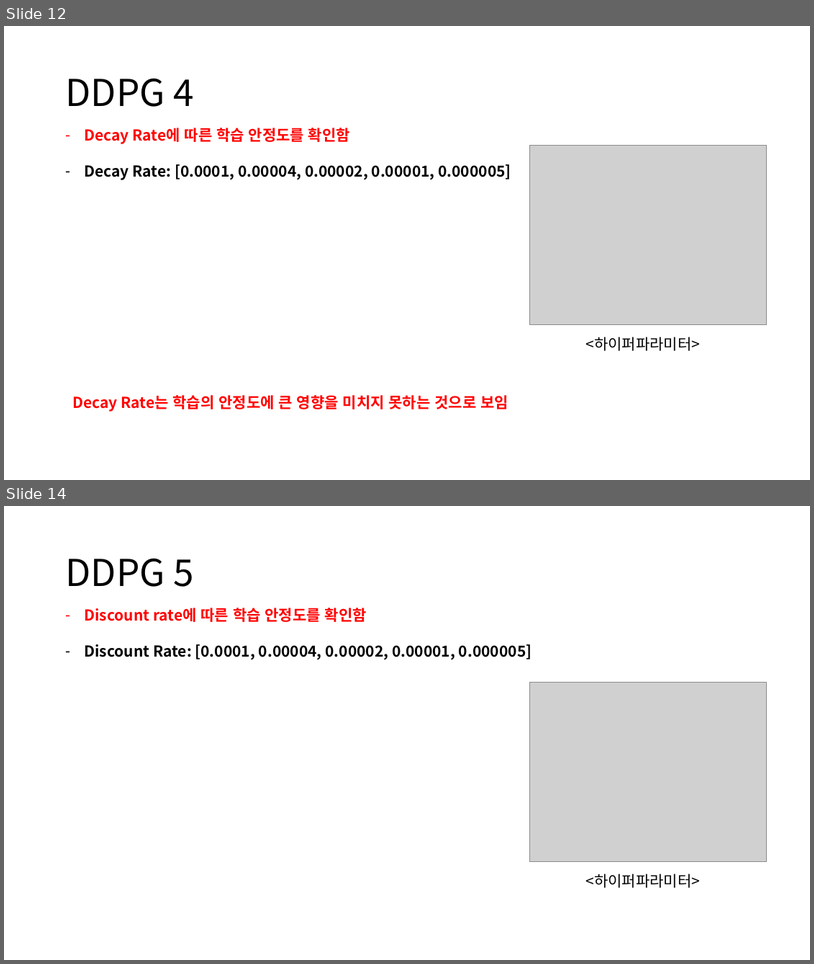
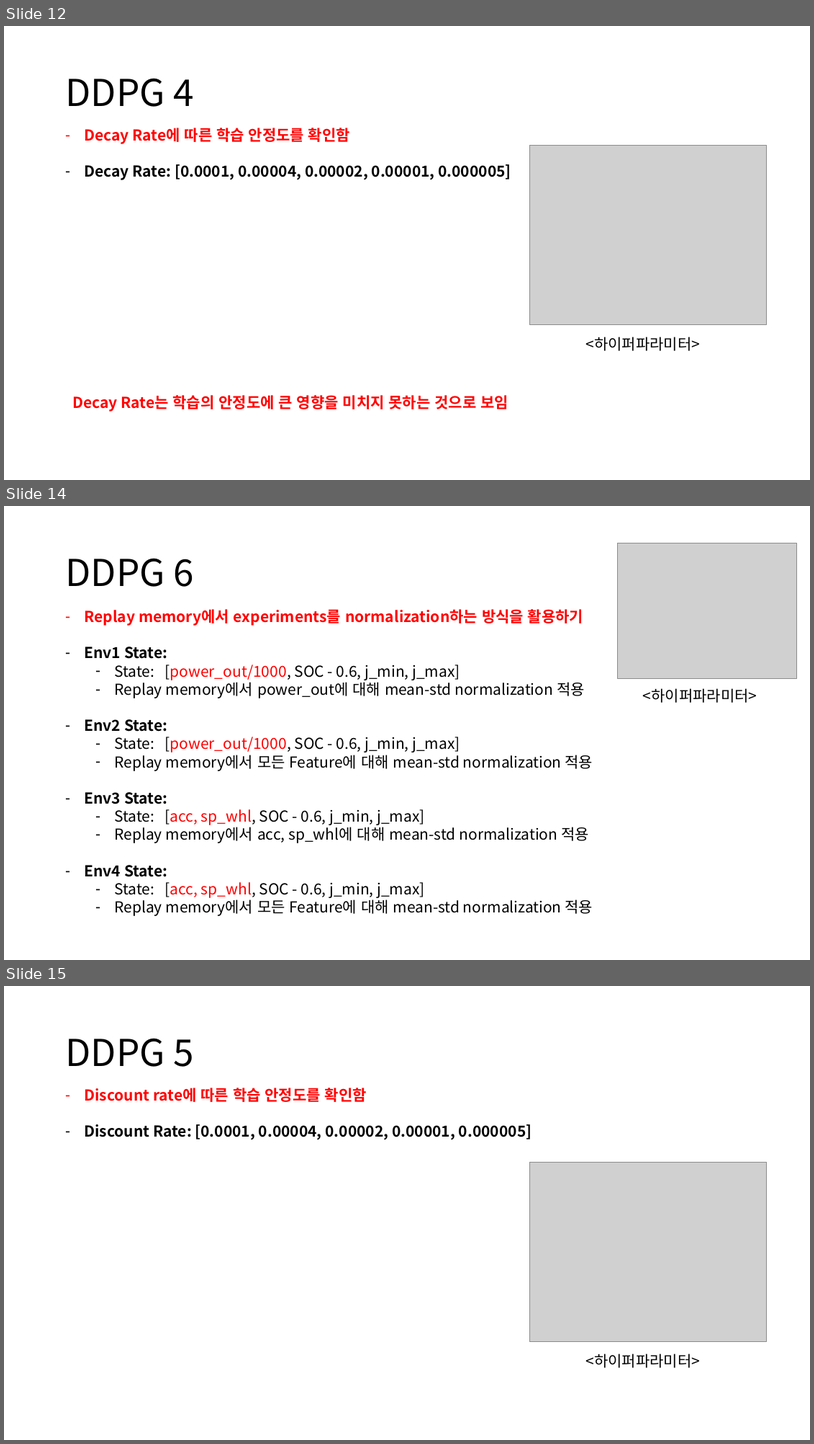
Before and after one commit to zidane89/experiment, a slide deck: 실험정리.pptx. Shown one above the other, each under a label of ours: slides 12 and 14 before the commit, slides 12, 14 and 15 after it; the slides between them are not shown. The pictures are 814x964 and 814x1444 pixels, drawn with LibreOffice and Linux fonts; fonts in the diff are those of the drawing; grey boxes stand for pictures. Boxes give left, top, right and bottom in pixels: in the first picture for what was removed or moved away, otherwise in the second. Text is boxed around its words. In the diff, an @@ line names an element or a change of style, - is before the commit and + after.

```diff
--- a/실험정리.pptx
+++ b/실험정리.pptx
@@ slide 14 added at <box>4,506,810,960</box>, background #FFFFFF @@
@@ picture added at <box>618,543,797,678</box> @@
@@ title added at <box>65,558,194,587</box>, 44 pt, text #000000 @@
+DDPG 6
@@ text added at <box>84,609,594,916</box>, 18 pt, text #000000 @@
+– Replay memory에서 experiments를 normalization하는 방식을 활용하기
+– Env1 State:
+  – State: [power_out/1000, SOC - 0.6, j_min, j_max]
+  – Replay memory에서 power_out에 대해 mean-std normalization 적용
+– Env2 State:
+  – State: [power_out/1000, SOC - 0.6, j_min, j_max]
+  – Replay memory에서 모든 Feature에 대해 mean-std normalization 적용
+– Env3 State:
+  – State: [acc, sp_whl, SOC - 0.6, j_min, j_max]
+  – Replay memory에서 acc, sp_whl에 대해 mean-std normalization 적용
+– Env4 State:
+  – State: [acc, sp_whl, SOC - 0.6, j_min, j_max]
+  – Replay memory에서 모든 Feature에 대해 mean-std normalization 적용
@@ text added at <box>643,688,758,703</box>, 18 pt, text #000000 @@
+<하이퍼파라미터>
@@ what was slide 14 is now slide 15 @@
```
Also in this commit, not shown: 2 slides changed.
